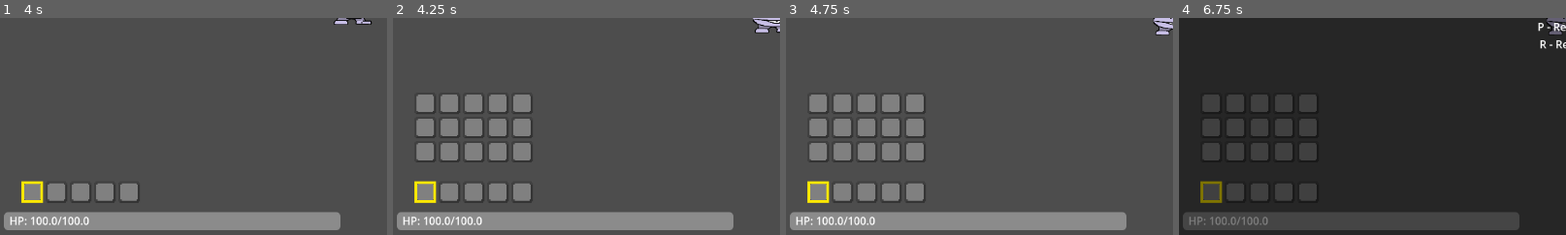
Above: before the commit, frames 1-4 (left to right).
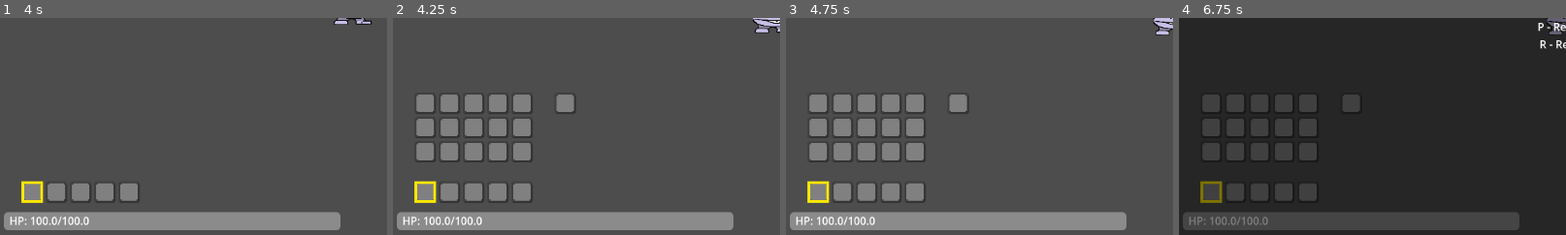
Above: after the commit, the same moments.

Repository: ryan-don31/King-More
Game: Godot game, scene res://scenes/screens/MenuScreen.tscn
Two runs of this game, one before a commit and one after it. Both use one fixed random seed, a clock stepped at 60 frames per second and the inputs below. The engine's default icon, where the game draws it, is replaced by a stand-in: a white triangle on a blue panel in a dark square.
Inputs (mouse positions are % of the whole screen's width and height, from its top left):
- Up to frame 1 (4 s): tap Space at 0.5, 0.77, 2.75, 3.77 s; move the mouse to (72, 45) at 0.52 s; hold D (move_right) 0.53-1.25 s; tap Mouse wheel down (scroll_down) at 0.6 s; click (72, 45) at 0.67 s; drag from (30, 55) to (45, 70) at 1.27 s; move the mouse to (60, 28) at 2.02 s; press the mouse at (60, 28) at 2.03 s; hold D (move_right) 2.03-2.75 s; release the mouse at (60, 28) at 2.75 s; drag from (45, 70) to (20, 35) at 2.77 s; move the mouse to (80, 65) at 3.52 s; hold A (move_left) from 3.53 s (still down); tap R at 3.6 s
- Up to frame 2 (4.25 s): keep holding A (move_left); tap I (inventory) at 4.15 s
- Up to frame 3 (4.75 s): release A (move_left) at 4.25 s; drag from (20, 35) to (35, 25) at 4.27 s
- Up to frame 4 (6.75 s): tap Enter at 5, 6.5 s; move the mouse to (55, 50) at 5.02 s; hold S (move_down) 5.03-5.75 s; tap Mouse wheel up (scroll_up) at 5.1 s; click (55, 50) at 5.17 s; tap Space at 5.75 s; drag from (35, 25) to (30, 55) at 5.77 s; move the mouse to (72, 45) at 6.52 s; hold W (move_up) from 6.53 s (still down); tap P at 6.6 s
The pictures show only the part of the screen within x 0-50%, y 50-100%; the shares and areas given below are measured in that part.

Frame 1 is identical in both runs. In frame 2, 0.4% of the frame differs, in the area x 42-48%, y 35-45%; in frame 3, 0.4%; in frame 4, 0.3%.

Commit message:
Starting work on the armor/crowns/whatever (equipping passive items u know what I mean)

Diff:
--- a/king-more/scenes/items/world_item.gd
+++ b/king-more/scenes/items/world_item.gd
@@ -9,7 +9,10 @@
 @export var attract_range: float = 150.0
 @export var attract_speed: float = 300.0
 
+@onready var sprite: Sprite2D = $Sprite2D
+
 func _ready() -> void:
+	sprite.texture = ItemHelper.load_texture(item.item_type, item.weapon_type)
 	player = get_tree().get_first_node_in_group("player")
 
 func _process(_delta):
--- a/king-more/scenes/projectile/enemy_projectile.tscn
+++ b/king-more/scenes/projectile/enemy_projectile.tscn
@@ -62,5 +62,10 @@
 [node name="CollisionShape2D" type="CollisionShape2D" parent="Hitbox" unique_id=920669340]
 shape = SubResource("CircleShape2D_kmiir")
 
+[node name="LifeTimer" type="Timer" parent="." unique_id=277466931]
+wait_time = 5.0
+one_shot = true
+
 [connection signal="animation_finished" from="AnimatedSprite2D" to="." method="_on_animated_sprite_2d_animation_finished"]
 [connection signal="body_entered" from="Hitbox" to="." method="_on_hitbox_body_entered"]
+[connection signal="timeout" from="LifeTimer" to="." method="_on_life_timer_timeout"]
--- a/king-more/scenes/ui/InventoryUI.tscn
+++ b/king-more/scenes/ui/InventoryUI.tscn
@@ -110,6 +110,22 @@
 [node name="Inventory_Slot15" parent="InventoryMenu/InventoryContainer" unique_id=1879036491 instance=ExtResource("2_1r87s")]
 layout_mode = 2
 
+[node name="CrownSlots" type="Control" parent="." unique_id=542512209]
+anchors_preset = 0
+offset_right = 40.0
+offset_bottom = 40.0
+
+[node name="CrownSlotsContainer" type="GridContainer" parent="CrownSlots" unique_id=1264277041]
+visible = false
+layout_mode = 0
+offset_left = 240.0
+offset_top = 436.0
+offset_right = 280.0
+offset_bottom = 476.0
+
+[node name="Inventory_Slot" parent="CrownSlots/CrownSlotsContainer" unique_id=538194086 instance=ExtResource("2_1r87s")]
+layout_mode = 2
+
 [node name="DragPreview" type="Control" parent="." unique_id=1597034890]
 visible = false
 anchors_preset = 0
--- a/king-more/scripts/entities/enemy_projectile.gd
+++ b/king-more/scripts/entities/enemy_projectile.gd
@@ -26,3 +26,7 @@
 
 func _on_animated_sprite_2d_animation_finished() -> void:
 	queue_free()
+
+
+func _on_life_timer_timeout() -> void:
+	queue_free()
--- a/king-more/scripts/inventory/inventory.gd
+++ b/king-more/scripts/inventory/inventory.gd
@@ -5,14 +5,17 @@
 
 signal inventory_changed
 
+const CROWN_SLOTS = 1
 const EQUIP_SLOTS = 5
 const INV_SLOTS = 15
 
 enum SlotType {
+	CROWNS,
 	INVENTORY,
 	EQUIPMENT
 }
 
+var crown_slots: = []
 var equipped_slots: = []
 var inventory_slots: = []
 
@@ -26,6 +29,7 @@
 
 # Make sure the slots is limited to the current max size
 func _init():
+	crown_slots.resize(CROWN_SLOTS)
 	equipped_slots.resize(EQUIP_SLOTS)
 	inventory_slots.resize(INV_SLOTS)
 
@@ -40,6 +44,8 @@
 
 func _get_array(type: SlotType) -> Array:
 	match type:
+		SlotType.CROWNS:
+			return crown_slots
 		SlotType.INVENTORY:
 			return inventory_slots
 		SlotType.EQUIPMENT:
--- a/king-more/scripts/ui/inventory_ui.gd
+++ b/king-more/scripts/ui/inventory_ui.gd
@@ -4,6 +4,7 @@
 
 @export var player: Node
 
+@onready var crown_slot_container: GridContainer = $CrownSlots/CrownSlotsContainer
 @onready var inventory_slot_container: GridContainer = $InventoryMenu/InventoryContainer
 @onready var equipped_slot_container: GridContainer = $EquippedSlots/EquippedContainer
 @onready var highlight: TextureRect = $EquippedSlots/Highlight
@@ -11,6 +12,7 @@
 @onready var item_info: Control = $ItemInfo
 
 var inventory: Inventory
+var crown_slot_nodes: Array[Node] = []
 var equpped_slot_nodes: Array[Node] = []
 var inventory_slot_nodes: Array[Node] = []
 
@@ -19,6 +21,7 @@
 func _ready():
 	inventory = player.inventory
 
+	crown_slot_nodes = crown_slot_container.get_children()
 	equpped_slot_nodes = equipped_slot_container.get_children()
 	inventory_slot_nodes = inventory_slot_container.get_children()
 
@@ -29,17 +32,40 @@
 func _process(_delta: float) -> void:
 	if(UiManager.inventory_open):
 		inventory_slot_container.visible = true
+		crown_slot_container.visible = true
 	else:
 		inventory_slot_container.visible = false
+		crown_slot_container.visible = false
 
 	# Little icon of the item you're dragging in the inventory
 	drag_preview.position = get_global_mouse_position() - Vector2(16,16) # 16 by 16 offset to be centered
 
 
 # This just visually updates the ui, to "sync" it with the inventory singleton
+# This can DEFINITELY be cleaned up. IDGAF right now though sorry
 func update_ui():
 
-	# 5 "EQUIPPED" SLOTS
+	# 1 CROWN SLOT
+	for i in range(crown_slot_nodes.size()):
+		var slot = crown_slot_nodes[i]
+		var item = inventory.crown_slots[i] if i < inventory.crown_slots.size() else null
+
+		if i == inventory.selected_slot:
+			highlight.position = slot.position
+
+		if item != null:
+			slot.item_icon.texture = ItemHelper.load_texture(item.item_type, item.weapon_type)
+
+		else:
+			slot.item_icon.texture = null
+
+		slot.slot_index = i
+		slot.slot_type = SlotType.CROWNS
+		slot.inventory_ref = inventory
+		slot.inventory_ui_ref = self
+		slot.set_item(item)
+
+	# 5 EQUIPPED SLOTS
 	for i in range(equpped_slot_nodes.size()):
 		var slot = equpped_slot_nodes[i]
 		var item = inventory.equipped_slots[i] if i < inventory.equipped_slots.size() else null
